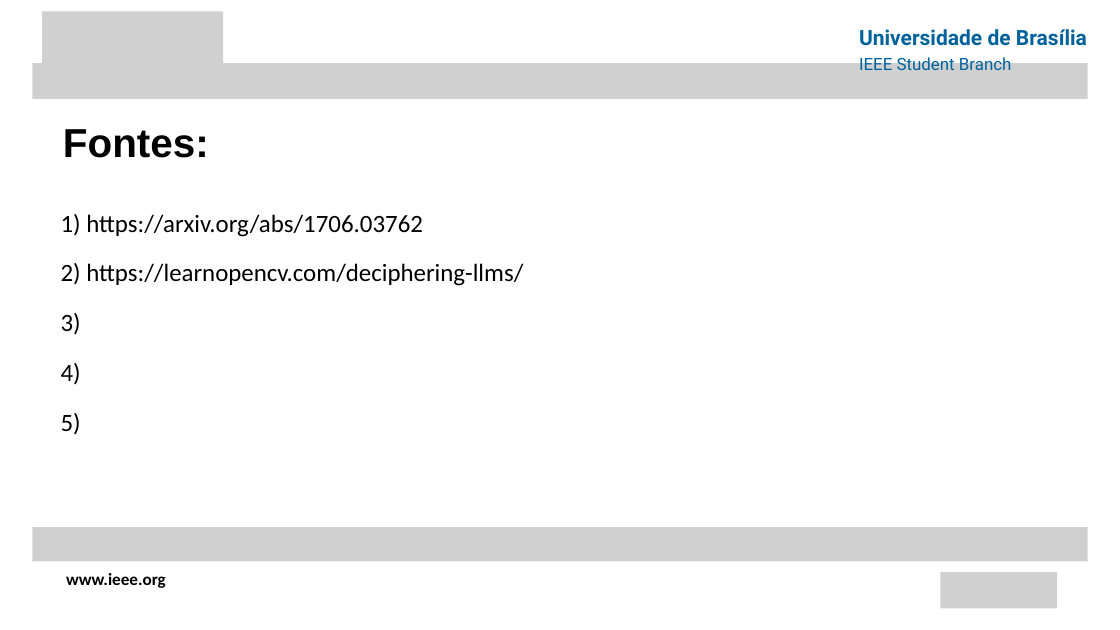
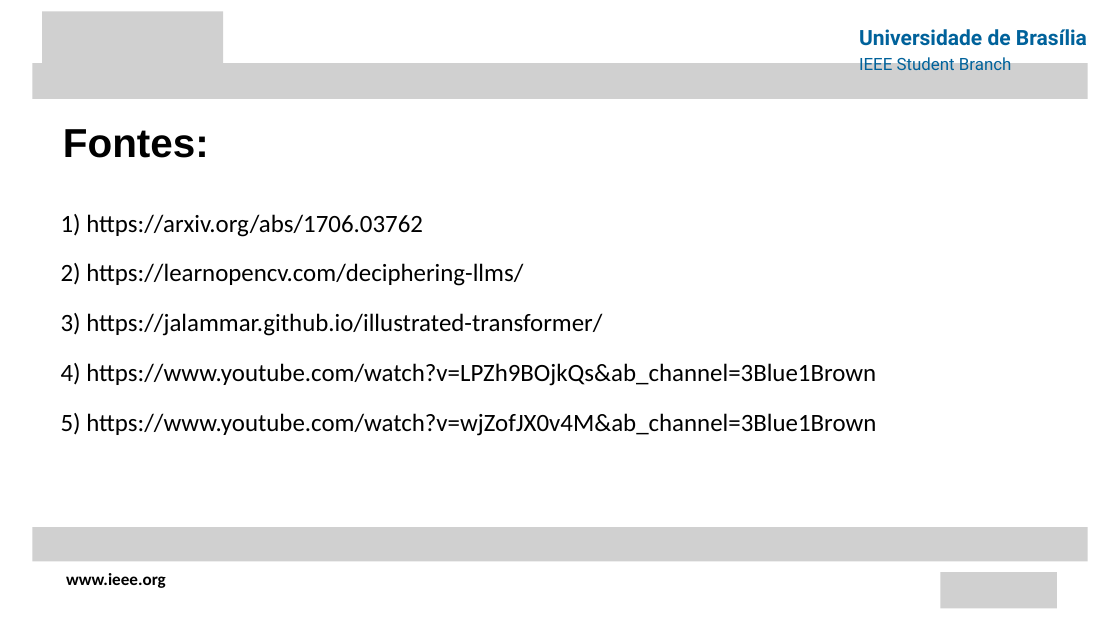
Before and after one commit to gusfring41/Apresentacao-LLM-CIS, a slide deck: slide 9 of apresentacaoLLM.pptx. Drawn at 1120x630 pixels with LibreOffice and Linux fonts; fonts in the diff are those of the drawing; grey boxes stand for pictures. Boxes give left, top, right and bottom in pixels: in the first picture for what was removed or moved away, otherwise in the second. Text is boxed around its words. In the diff, an @@ line names an element or a change of style, - is before the commit and + after.

```diff
--- a/apresentacaoLLM.pptx
+++ b/apresentacaoLLM.pptx
@@ text at [61, 313, 876, 436]: text changed @@
-3)
-4)
-5)
+3) https://jalammar.github.io/illustrated-transformer/
+4) https://www.youtube.com/watch?v=LPZh9BOjkQs&ab_channel=3Blue1Brown
+5) https://www.youtube.com/watch?v=wjZofJX0v4M&ab_channel=3Blue1Brown
```
Also in this commit, not shown: 7 other slides changed, 1 slide added, 1 other file.
